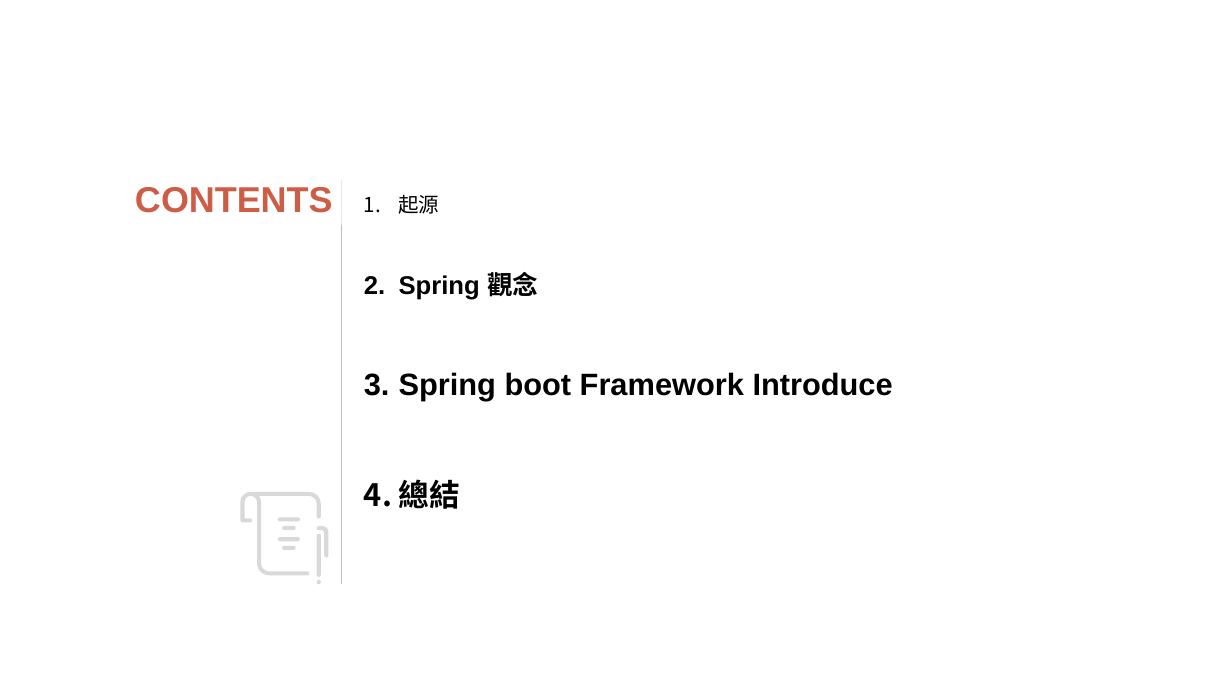
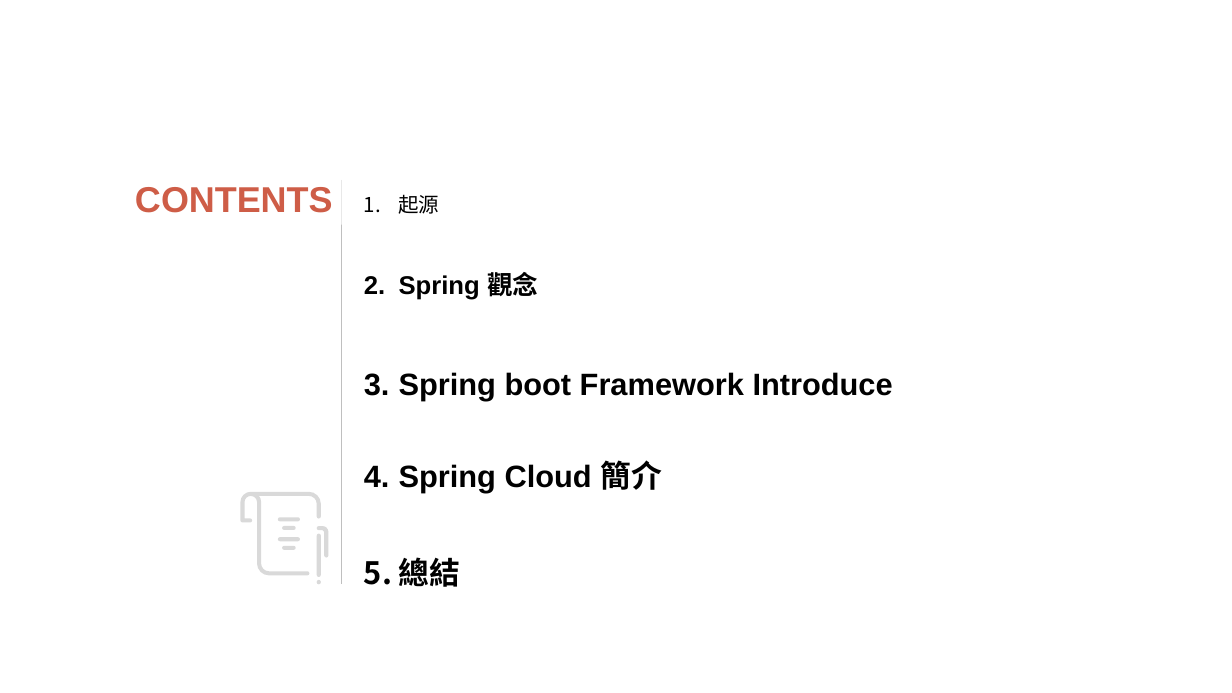
Before and after one commit to stereo720712/2021_Spring_Cloud_ReParctice, a slide deck: slide 2 of Spring_boot_introduce/Spring Boot Introduce.pptx. Drawn at 1232x693 pixels with LibreOffice and Linux fonts; fonts in the diff are those of the drawing. Boxes give left, top, right and bottom in pixels: in the first picture for what was removed or moved away, otherwise in the second. Text is boxed around its words. In the diff, an @@ line names an element or a change of style, - is before the commit and + after.

Commit message:
update spring boot data

```diff
--- a/Spring_boot_introduce/Spring Boot Introduce.pptx
+++ b/Spring_boot_introduce/Spring Boot Introduce.pptx
@@ text at [399, 460, 662, 493]: paragraph added @@
+4. Spring Cloud 簡介
```
Also in this commit, not shown: 8 other slides changed, 3 slides added, 1 slide removed.
